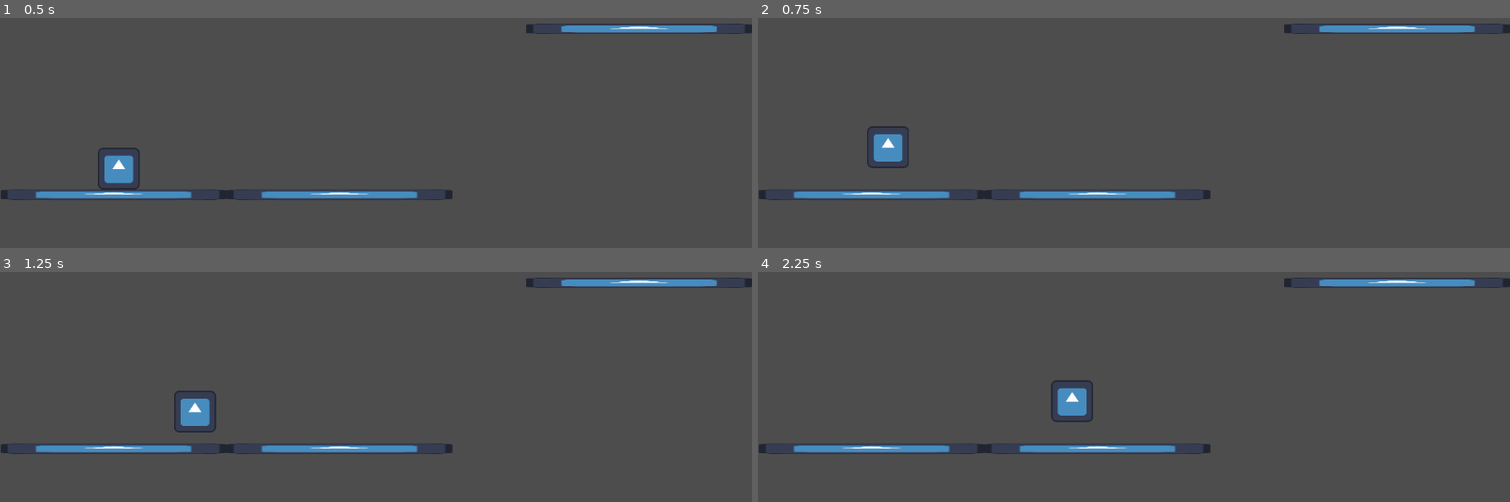
Above: before the commit, frames 1-4 (two rows, left to right).
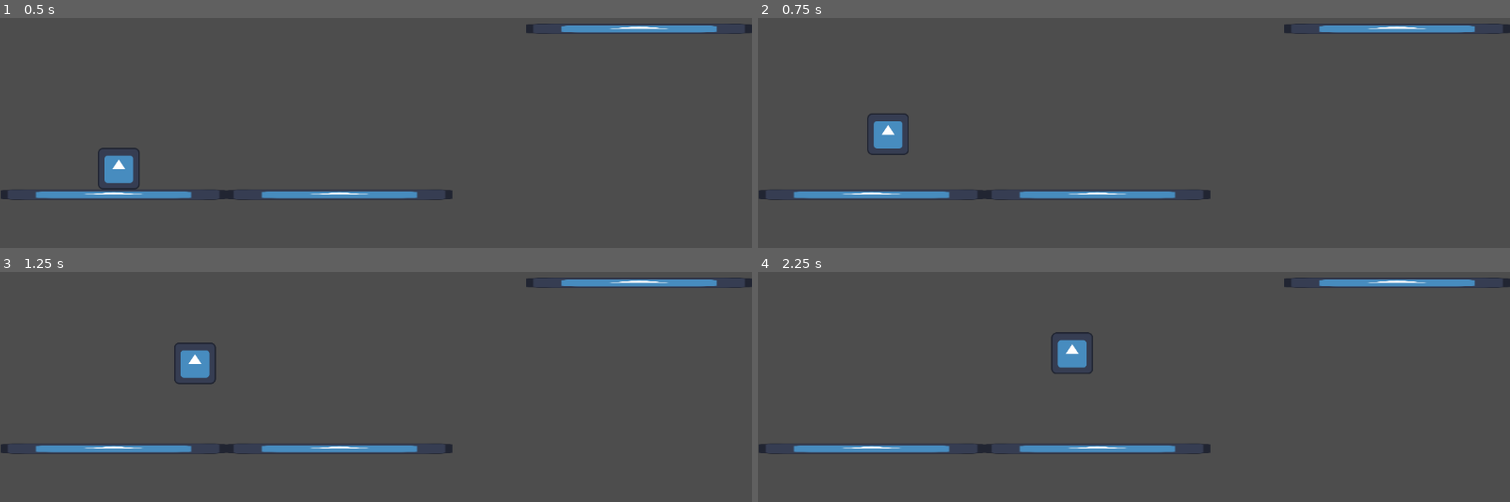
Above: after the commit, the same moments.

Repository: giulibaez/Reproducir-movimiento-en-Godot
Game: Godot game, scene res://main.tscn
Same seed, same stepped clock (60 frames per second), same inputs: the game is played once before the commit and once after it. The engine's default icon, where the game draws it, is replaced by a stand-in: a white triangle on a blue panel in a dark square.
Inputs:
- Up to frame 1 (0.5 s): no input
- Up to frame 2 (0.75 s): tap Enter at 0.5 s; hold D (move_right) from 0.53 s (still down); tap Space (jump) at 0.6 s
- Up to frame 3 (1.25 s): keep holding D (move_right); tap Space (jump) at 0.77, 1.07 s
- Up to frame 4 (2.25 s): tap Space (jump) at 1.35, 1.52, 1.82, 2.1 s; release D (move_right) at 2.03 s; hold A (move_left) from 2.03 s (still down)

Frame 1 is identical in both runs. In frame 2, 0.6% of the frame differs, in the area x 14-21%, y 41-66%; in frame 3, 1.3%; in frame 4, 1.3%, in the area x 38-45%, y 26-66%.

Commit message:
gravedad 2

Diff:
--- a/reproducir-movimiento--hollow-knight/player.tscn
+++ b/reproducir-movimiento--hollow-knight/player.tscn
@@ -12,7 +12,7 @@
 maxSpeed = 200
 acceleration = 800
 friction = 600
-jumpSpeed = 450
+jumpSpeed = 700
 maxJump = 2
 metadata/_edit_group_ = true
 
